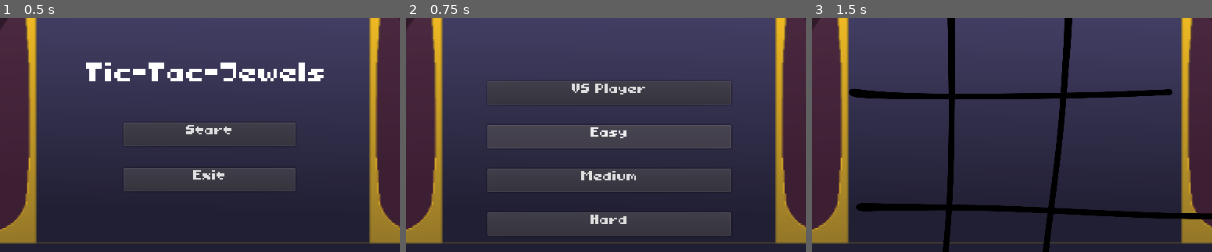
Above: before the commit, frames 1-3 (left to right).
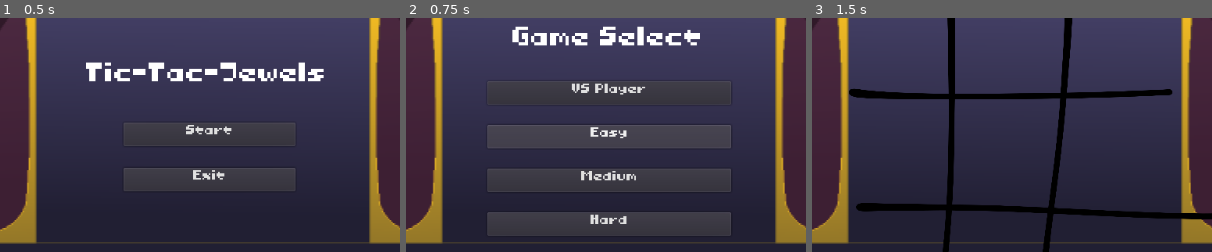
Above: after the commit, the same moments.

Repository: gusta7pires/Tic-Tac-Toe-project
Game: Godot game, scene res://Cenas/Main.tscn
The game is run twice, just before and just after one commit, with the same random seed, the same clock (stepped at 60 frames per second) and the same inputs.
Inputs:
- Up to frame 1 (0.5 s): no input
- Up to frame 2 (0.75 s): click "Start" at 0.5 s
- Up to frame 3 (1.5 s): click "VS Player" at 1.25 s
The pictures show only the part of the screen within x 23-73%, y 24-74%; the shares and areas given below are measured in that part.

Frame 1 is identical in both runs. In frame 2, 1.8% of the frame differs, in the area x 26-74%, y 3-12%; in frame 3, nothing differs.

Commit message:
sound efxs

Diff:
--- /dev/null
+++ b/jogo-da-velha/Audio/Main_bus_layout.tres
@@ -0,0 +1,16 @@
+[gd_resource type="AudioBusLayout" format=2]
+
+[resource]
+bus/0/volume_db = 0.267241
+bus/1/name = "Music"
+bus/1/solo = false
+bus/1/mute = false
+bus/1/bypass_fx = false
+bus/1/volume_db = -6.25101
+bus/1/send = "Master"
+bus/2/name = "Sound efx"
+bus/2/solo = false
+bus/2/mute = false
+bus/2/bypass_fx = false
+bus/2/volume_db = -4.76812
+bus/2/send = "Master"
--- a/jogo-da-velha/Cenas/Main.tscn
+++ b/jogo-da-velha/Cenas/Main.tscn
@@ -3,7 +3,7 @@
 [ext_resource path="res://Prefabs/MainMenu.tscn" type="PackedScene" id=1]
 [ext_resource path="res://Prefabs/SetDificulty.tscn" type="PackedScene" id=2]
 [ext_resource path="res://Prefabs/Game.tscn" type="PackedScene" id=3]
-[ext_resource path="res://Audio/Music/TikTak.wav" type="AudioStream" id=4]
+[ext_resource path="res://Audio/Music/tiktaktoe_3.wav" type="AudioStream" id=4]
 [ext_resource path="res://Prefabs/bg.tscn" type="PackedScene" id=5]
 [ext_resource path="res://Scripts/SceneManager.gd" type="Script" id=8]
 
--- a/jogo-da-velha/Prefabs/Game.tscn
+++ b/jogo-da-velha/Prefabs/Game.tscn
@@ -1,23 +1,18 @@
-[gd_scene load_steps=11 format=2]
+[gd_scene load_steps=10 format=2]
 
-[ext_resource path="res://Prefabs/bg.tscn" type="PackedScene" id=1]
-[ext_resource path="res://Audio/hitHurt.wav" type="AudioStream" id=2]
+[ext_resource path="res://Prefabs/SoundEfx.tscn" type="PackedScene" id=2]
 [ext_resource path="res://Sprites/Place Holder/board.png" type="Texture" id=3]
 [ext_resource path="res://Font/Toriko_font_64.tres" type="DynamicFont" id=4]
 [ext_resource path="res://Font/Toriko_font_32.tres" type="DynamicFont" id=5]
 [ext_resource path="res://Prefabs/BoardPosition.tscn" type="PackedScene" id=6]
 [ext_resource path="res://Scripts/GameManager.gd" type="Script" id=7]
+[ext_resource path="res://Audio/Sounds/WrongClick.wav" type="AudioStream" id=8]
 [ext_resource path="res://Scripts/AIManager.gd" type="Script" id=9]
 [ext_resource path="res://Scripts/BoardManager.gd" type="Script" id=10]
-
-[sub_resource type="Animation" id=1]
-resource_name = "Nova Animação"
 
 [node name="Game" type="Node2D"]
 script = ExtResource( 7 )
 game_over_label_path = NodePath("GameOver/WinnerText")
-
-[node name="bg" parent="." instance=ExtResource( 1 )]
 
 [node name="GoFirst" type="Control" parent="."]
 visible = false
@@ -92,6 +87,9 @@
 scale = Vector2( 0.23, 0.23 )
 texture = ExtResource( 3 )
 
+[node name="SoundWrongClick" parent="Tabuleiro" instance=ExtResource( 2 )]
+stream = ExtResource( 8 )
+
 [node name="GameOver" type="Control" parent="."]
 visible = false
 margin_right = 40.0
@@ -132,11 +130,7 @@
 [node name="AIManager" type="Node" parent="."]
 script = ExtResource( 9 )
 
-[node name="AnimationPlayer" type="AnimationPlayer" parent="."]
-"anims/Nova Animação" = SubResource( 1 )
-
-[node name="AudioStreamPlayer2D" type="AudioStreamPlayer2D" parent="."]
-stream = ExtResource( 2 )
+[node name="SoundClick" parent="." instance=ExtResource( 2 )]
 
 [connection signal="pressed" from="GoFirst/VBoxContainer/Yes" to="." method="_on_Yes_pressed"]
 [connection signal="pressed" from="GoFirst/VBoxContainer/No" to="." method="_on_No_pressed"]
--- a/jogo-da-velha/Prefabs/MainMenu.tscn
+++ b/jogo-da-velha/Prefabs/MainMenu.tscn
@@ -1,8 +1,9 @@
-[gd_scene load_steps=4 format=2]
+[gd_scene load_steps=5 format=2]
 
 [ext_resource path="res://Font/Toriko_font_32.tres" type="DynamicFont" id=1]
 [ext_resource path="res://Scripts/MainMenu.gd" type="Script" id=2]
 [ext_resource path="res://Font/Toriko_font_64.tres" type="DynamicFont" id=3]
+[ext_resource path="res://Prefabs/SoundEfx.tscn" type="PackedScene" id=4]
 
 [node name="MainMenu" type="Node2D"]
 script = ExtResource( 2 )
@@ -53,5 +54,7 @@
 align = 1
 valign = 1
 
+[node name="SoundClick" parent="." instance=ExtResource( 4 )]
+
 [connection signal="pressed" from="Control/VBoxContainer/Start" to="." method="_on_Start_pressed"]
 [connection signal="pressed" from="Control/VBoxContainer/Exit" to="." method="_on_Exit_pressed"]
--- a/jogo-da-velha/Prefabs/SetDificulty.tscn
+++ b/jogo-da-velha/Prefabs/SetDificulty.tscn
@@ -1,7 +1,9 @@
-[gd_scene load_steps=3 format=2]
+[gd_scene load_steps=5 format=2]
 
 [ext_resource path="res://Scripts/SetDificulty.gd" type="Script" id=1]
 [ext_resource path="res://Font/Toriko_font_32.tres" type="DynamicFont" id=2]
+[ext_resource path="res://Prefabs/SoundEfx.tscn" type="PackedScene" id=3]
+[ext_resource path="res://Font/Toriko_font_64.tres" type="DynamicFont" id=4]
 
 [node name="SetDificulty" type="Node2D"]
 script = ExtResource( 1 )
@@ -50,6 +52,22 @@
 custom_fonts/font = ExtResource( 2 )
 text = "Hard"
 
+[node name="Label" type="Label" parent="HUD"]
+anchor_left = 0.5
+anchor_top = 0.5
+anchor_right = 0.5
+anchor_bottom = 0.5
+margin_left = -171.5
+margin_top = -144.0
+margin_right = 136.5
+margin_bottom = -96.0
+custom_fonts/font = ExtResource( 4 )
+text = "Game Select"
+align = 1
+valign = 1
+
+[node name="SoundClick" parent="." instance=ExtResource( 3 )]
+
 [connection signal="pressed" from="HUD/VBoxContainer/VSPlayer" to="." method="_on_vs_player_pressed"]
 [connection signal="pressed" from="HUD/VBoxContainer/Easy" to="." method="_on_Easy_pressed"]
 [connection signal="pressed" from="HUD/VBoxContainer/Medium" to="." method="_on_Medium_pressed"]
--- /dev/null
+++ b/jogo-da-velha/Prefabs/SoundEfx.tscn
@@ -0,0 +1,7 @@
+[gd_scene load_steps=2 format=2]
+
+[ext_resource path="res://Audio/Sounds/click.wav" type="AudioStream" id=1]
+
+[node name="SoundEfx" type="AudioStreamPlayer"]
+stream = ExtResource( 1 )
+bus = "Sound efx"
--- a/jogo-da-velha/Scripts/BoardManager.gd
+++ b/jogo-da-velha/Scripts/BoardManager.gd
@@ -19,7 +19,7 @@
 
 func node_clicked(line, column):
 	if (board_nodes[line][column].get_player() != 0):
-
+		$SoundWrongClick.play();
 		return;
 
 	emit_signal("on_node_clicked", line, column);
--- a/jogo-da-velha/Scripts/GameManager.gd
+++ b/jogo-da-velha/Scripts/GameManager.gd
@@ -91,7 +91,6 @@
 	if depth == 9:
 		randomize();
 		var spot = randi() % empty_cells.size();
-		print("ALEATORIO ", spot);
 		move = empty_cells[spot];
 	else:
 		var dif = Common.get_dificulty();
@@ -162,19 +161,22 @@
 	game_over_screen.hide();
 
 func _on_PlayAgain_pressed():
+	$SoundClick.play();
 	game_mode_check();
 
 func _on_MainMenu_pressed():
+	$SoundClick.play();
 	emit_signal("go_to_main_menu");
 
 func _on_Yes_pressed():
 	go_first = true;
+	$SoundClick.play();
 	new_game();
 
 func _on_No_pressed():
 	go_first = false;
+	$SoundClick.play();
 	new_game();
-
 
 func _on_SetDificulty_on_dificulty_set():
 	game_mode_check();
--- a/jogo-da-velha/Scripts/MainMenu.gd
+++ b/jogo-da-velha/Scripts/MainMenu.gd
@@ -3,7 +3,9 @@
 signal on_start();
 
 func _on_Start_pressed():
+	$SoundClick.play();
 	emit_signal("on_start");
 
 func _on_Exit_pressed():
-	pass;
+	$SoundClick.play();
+	get_tree().quit();
--- a/jogo-da-velha/Scripts/SceneManager.gd
+++ b/jogo-da-velha/Scripts/SceneManager.gd
@@ -12,7 +12,6 @@
 	menu = get_node(menu_path);
 	set_dificulty = get_node(set_dificulty_path);
 	game = get_node(game_path);
-	#game_over = get_node(game_over_path);
 
 	main_menu();
 
--- a/jogo-da-velha/Scripts/SetDificulty.gd
+++ b/jogo-da-velha/Scripts/SetDificulty.gd
@@ -4,16 +4,20 @@
 
 func _on_vs_player_pressed():
 	Common.set_dificulty(3);
+	$SoundClick.play();
 	emit_signal("on_dificulty_set");
 
 func _on_Easy_pressed():
 	Common.set_dificulty(0);
+	$SoundClick.play();
 	emit_signal("on_dificulty_set");
 
 func _on_Medium_pressed():
 	Common.set_dificulty(1);
+	$SoundClick.play();
 	emit_signal("on_dificulty_set");
 
 func _on_Hard_pressed():
 	Common.set_dificulty(2);
+	$SoundClick.play();
 	emit_signal("on_dificulty_set");
--- a/jogo-da-velha/project.godot
+++ b/jogo-da-velha/project.godot
@@ -16,7 +16,7 @@
 
 [audio]
 
-default_bus_layout="res://Audio/default_bus_layout.tres"
+default_bus_layout="res://Audio/Main_bus_layout.tres"
 enable_audio_input=true
 
 [autoload]
Not shown, added: jogo-da-velha/Audio/Music/tiktaktoe_3.wav.import
Not shown, added: jogo-da-velha/Audio/Sounds/WrongClick.wav.import
Not shown, added: jogo-da-velha/Audio/Sounds/click.wav.import
Not shown: 1 places in jogo-da-velha/Cenas/Main.tscn that only renumber resources
Not shown, added: jogo-da-velha/Audio/Music/tiktaktoe_3.wav
Not shown, added: jogo-da-velha/Audio/Sounds/WrongClick.wav
Not shown, added: jogo-da-velha/Audio/Sounds/click.wav
